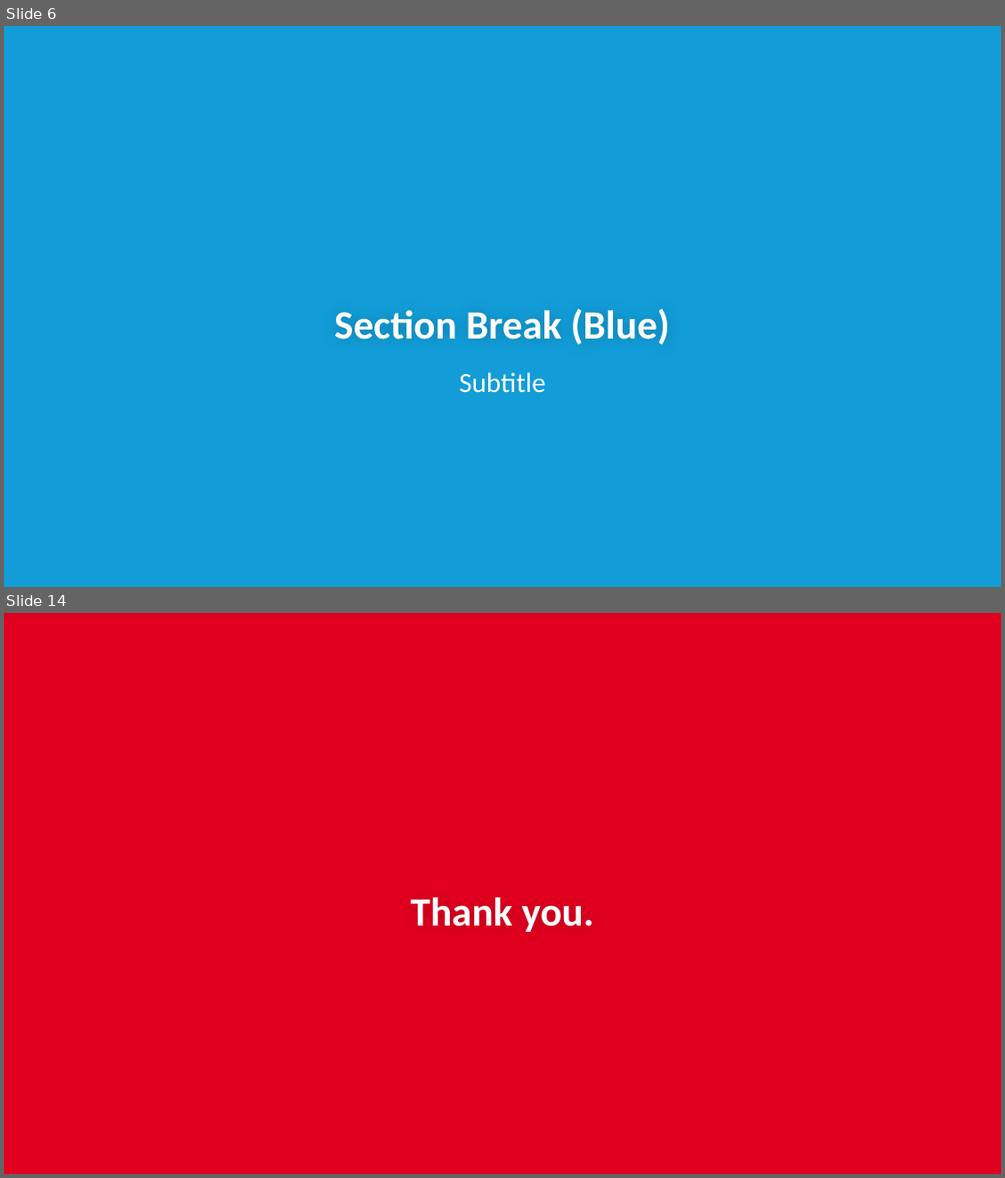
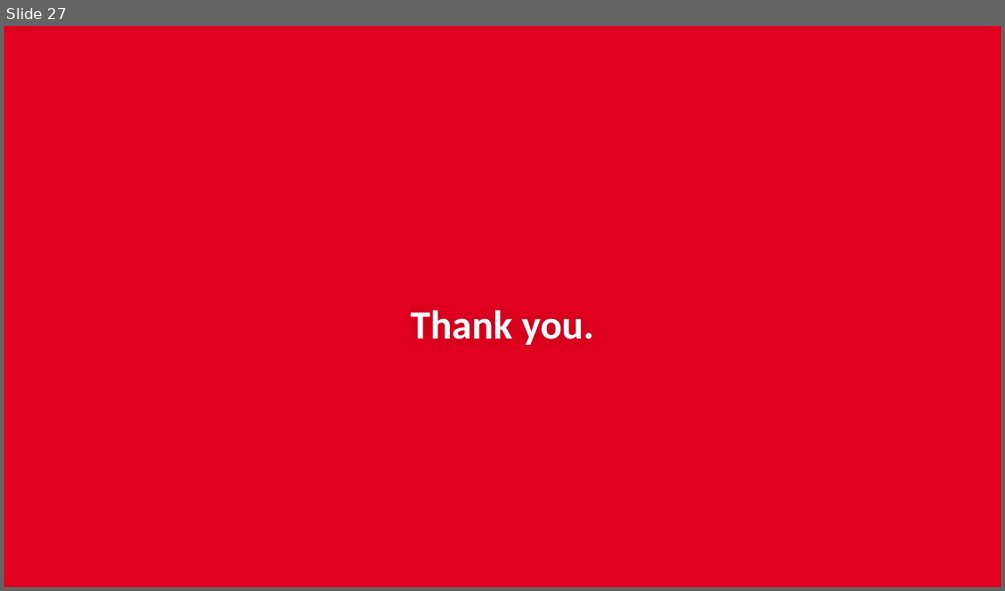
Before and after one commit to subalakr/workshop, a slide deck: server/presentations/Lec-01_Architectural_Overview.pptx. Shown one above the other, each under a label of ours: slides 6 and 14 before the commit, slide 27 after it; the slides between them are not shown. The pictures are 1005x1178 and 1005x591 pixels, drawn with LibreOffice and Linux fonts; fonts in the diff are those of the drawing; background and template pictures are left out. Boxes give left, top, right and bottom in pixels: in the first picture for what was removed or moved away, otherwise in the second. Text is boxed around its words. In the diff, an @@ line names an element or a change of style, - is before the commit and + after.

```diff
--- a/server/presentations/Lec-01_Architectural_Overview.pptx
+++ b/server/presentations/Lec-01_Architectural_Overview.pptx
@@ slide 6 removed at (4,26,1001,587), background #129DD8 @@
@@ title removed at (334,308,670,345) @@
-Section Break (Blue)
@@ subtitle removed at (459,372,545,393) @@
-Subtitle
@@ what was slide 14 is now slide 27 @@
```
Also in this commit, not shown: 26 slides added, 13 other slides removed, 2 other files.
